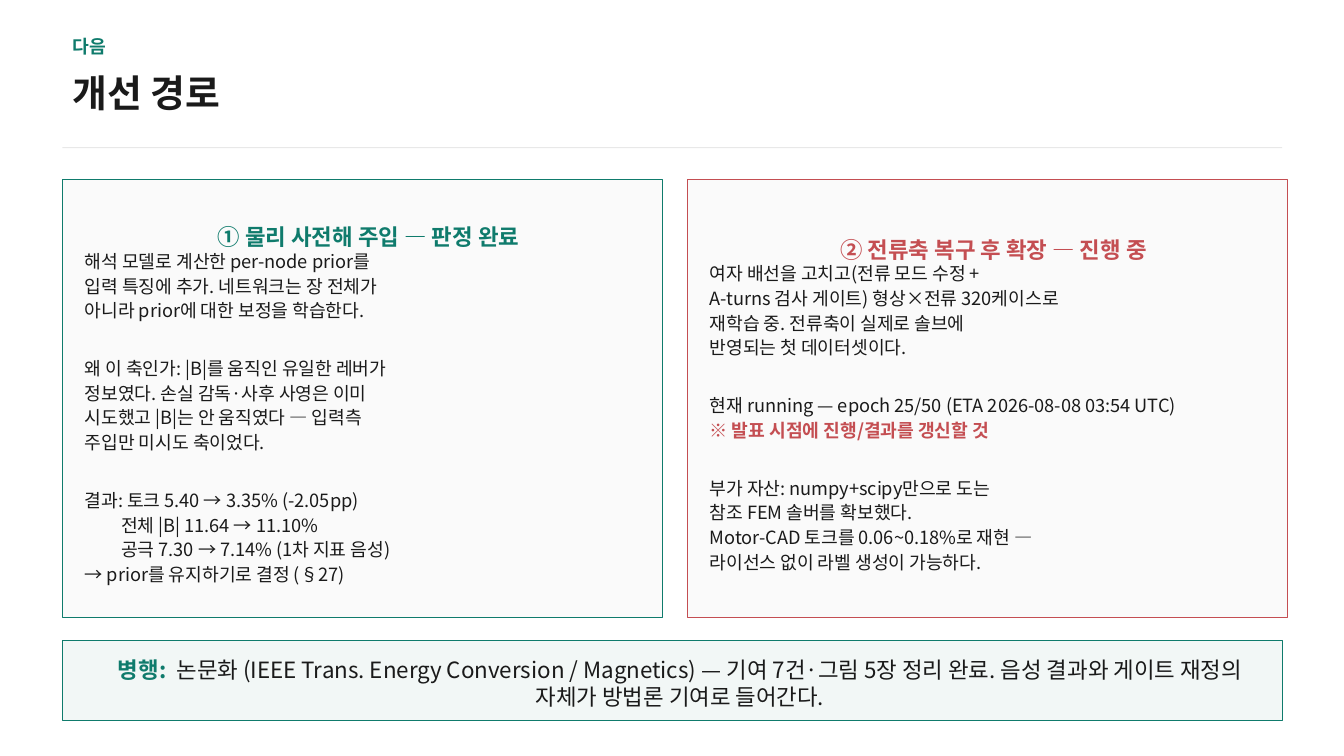
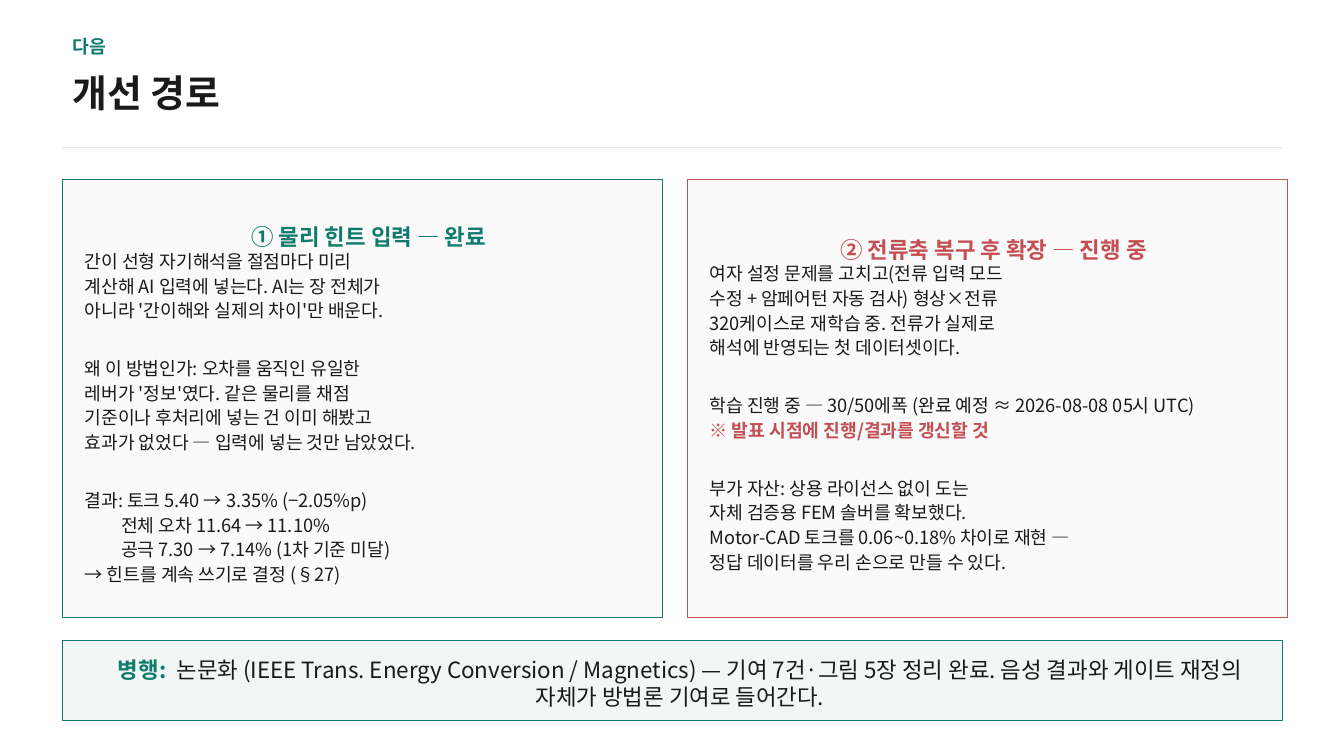
Before and after one commit to enjoyneer87/EveryMotor, a slide deck: slide 12 of results/viz/motorai_seminar_20260807.pptx (slide 11 before the commit). Drawn at 1344x756 pixels with LibreOffice and Linux fonts; fonts in the diff are those of the drawing. Boxes give left, top, right and bottom in pixels: in the first picture for what was removed or moved away, otherwise in the second. Text is boxed around its words. In the diff, an @@ line names an element or a change of style, - is before the commit and + after.

```diff
--- a/results/viz/motorai_seminar_20260807.pptx
+++ b/results/viz/motorai_seminar_20260807.pptx
@@ text in rectangle at bbox=[85, 226, 486, 585]: text changed @@
-① 물리 사전해 주입 — 판정 완료
-해석 모델로 계산한 per-node prior를
-입력 특징에 추가. 네트워크는 장 전체가
-아니라 prior에 대한 보정을 학습한다.
-왜 이 축인가: |B|를 움직인 유일한 레버가
-정보였다. 손실 감독·사후 사영은 이미
-시도했고 |B|는 안 움직였다 — 입력측
-주입만 미시도 축이었다.
-결과: 토크 5.40 → 3.35% (-2.05pp)
-전체 |B| 11.64 → 11.10%
-공극 7.30 → 7.14% (1차 지표 음성)
-→ prior를 유지하기로 결정 (§27)
+① 물리 힌트 입력 — 완료
+간이 선형 자기해석을 절점마다 미리
+계산해 AI 입력에 넣는다. AI는 장 전체가
+아니라 '간이해와 실제의 차이'만 배운다.
+왜 이 방법인가: 오차를 움직인 유일한
+레버가 '정보'였다. 같은 물리를 채점
+기준이나 후처리에 넣는 건 이미 해봤고
+효과가 없었다 — 입력에 넣는 것만 남았었다.
+결과: 토크 5.40 → 3.35% (−2.05%p)
+전체 오차 11.64 → 11.10%
+공극 7.30 → 7.14% (1차 기준 미달)
+→ 힌트를 계속 쓰기로 결정 (§27)
@@ text in rectangle at bbox=[710, 265, 1195, 416]: text changed @@
-여자 배선을 고치고(전류 모드 수정 +
-A-turns 검사 게이트) 형상×전류 320케이스로
-재학습 중. 전류축이 실제로 솔브에
-반영되는 첫 데이터셋이다.
-현재 running — epoch 25/50 (ETA 2026-08-08 03:54 UTC)
+여자 설정 문제를 고치고(전류 입력 모드
+수정 + 암페어턴 자동 검사) 형상×전류
+320케이스로 재학습 중. 전류가 실제로
+해석에 반영되는 첫 데이터셋이다.
+학습 진행 중 — 30/50에폭 (완료 예정 ≈ 2026-08-08 05시 UTC)
@@ text in rectangle at bbox=[710, 480, 1047, 571]: text changed @@
-부가 자산: numpy+scipy만으로 도는
-참조 FEM 솔버를 확보했다.
-Motor-CAD 토크를 0.06~0.18%로 재현 —
-라이선스 없이 라벨 생성이 가능하다.
+부가 자산: 상용 라이선스 없이 도는
+자체 검증용 FEM 솔버를 확보했다.
+Motor-CAD 토크를 0.06~0.18% 차이로 재현 —
+정답 데이터를 우리 손으로 만들 수 있다.
```
Also in this commit, not shown: 13 other slides changed, 3 slides added, 4 other files.
